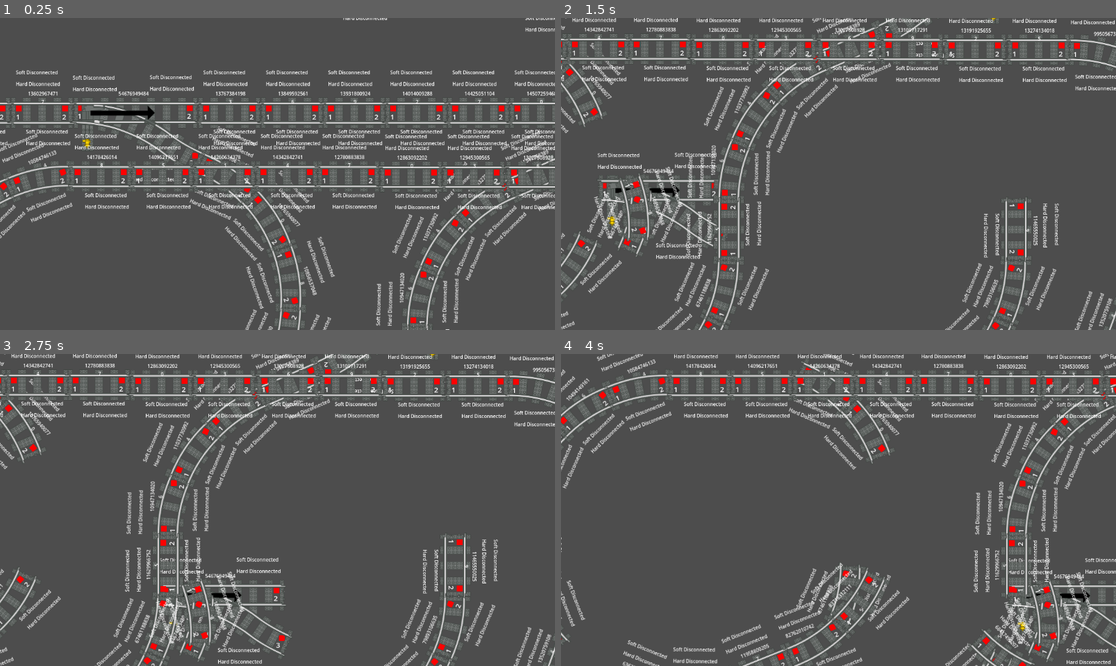
Above: before the commit, frames 1-4 (two rows, left to right).
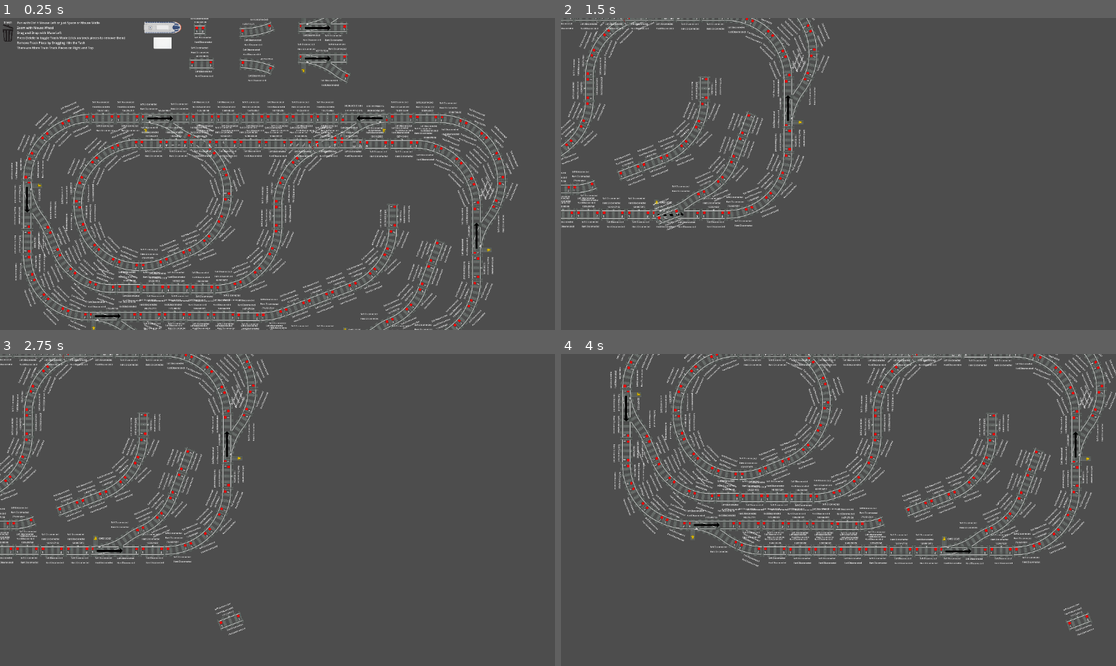
Above: after the commit, the same moments.

Repository: RustyRailways/RustyRailways
Game: Godot game, scene res://Main.tscn
Two runs of this game, one before a commit and one after it. Both use one fixed random seed, a clock stepped at 60 frames per second and the inputs below.
Inputs (mouse positions are in pixels of both pictures, inside the frame that each line leads up to):
- Up to frame 1 (0.25 s): no input
- Up to frame 2 (1.5 s): tap Enter at 0.5 s; drag from (699, 136) to (849, 308) at 0.52 s; tap Space at 1.25 s; drag from (599, 180) to (788, 283) at 1.27 s
- Up to frame 3 (2.75 s): tap Enter at 2 s; move the mouse to (160, 625) at 2.02 s; hold Ctrl (pan_mode) from 2.03 s (still down); click (160, 625) at 2.17 s
- Up to frame 4 (4 s): release Ctrl (pan_mode) at 2.75 s; tap Space at 2.75 s; drag from (1010, 625) to (844, 594) at 2.77 s; tap Enter at 3.5 s; drag from (583, 665) to (1005, 656) at 3.52 s

The runs differ from the first frame. In frame 1, 27% of the frame differs, in the area x 0-100%, y 0-100%; in frame 2, 17%; in frame 3, 18%; in frame 4, 23%.
Error in both runs: Invalid access to property or key 'force_update_connections_running' on a base object of type 'Window'. (res://train-track-pieces/BaseTrainTrackPiece.gd:190)

Commit message:
Change some Camera settings in client/Main.tscn

Diff:
--- a/client/Main.tscn
+++ b/client/Main.tscn
@@ -173,9 +173,10 @@
 [node name="DebugUI" parent="." instance=ExtResource("2_hn5uq")]
 offset_top = 176.0
 offset_bottom = 176.0
+metadata/_edit_use_anchors_ = true
 
 [node name="MainCamera" type="Camera2D" parent="."]
-anchor_mode = 0
+zoom = Vector2(0.4, 0.4)
 script = ExtResource("9_wuc2u")
 
 [node name="Instructions" type="Label" parent="."]
@@ -191,6 +192,7 @@
 Remove Track Piece by Dragging  itin the Tash
 There are More Train Track Pieces on Right and Top
 "
+metadata/_edit_use_anchors_ = true
 
 [node name="TrashCan" parent="." instance=ExtResource("9_g4d8y")]
 unique_name_in_owner = true
